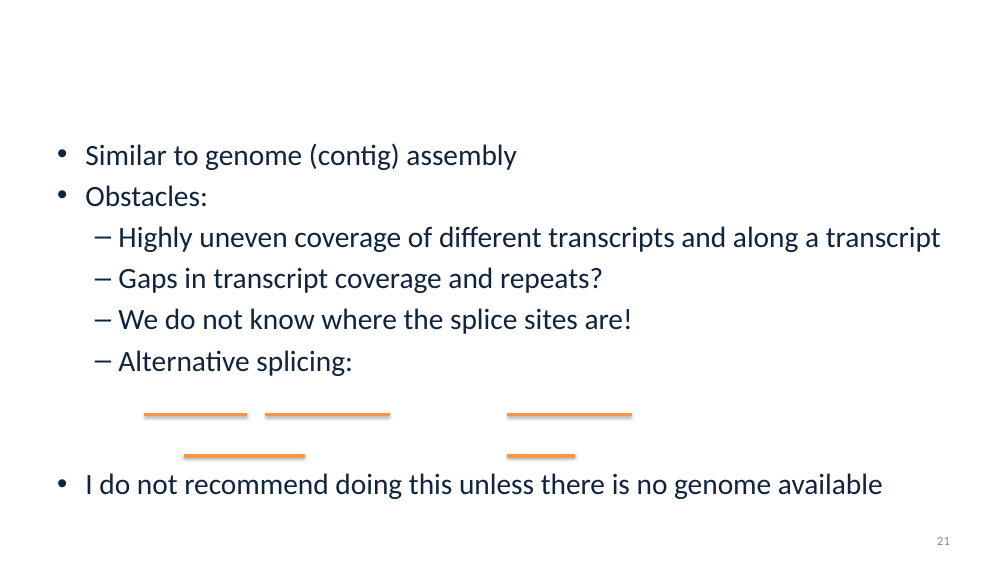
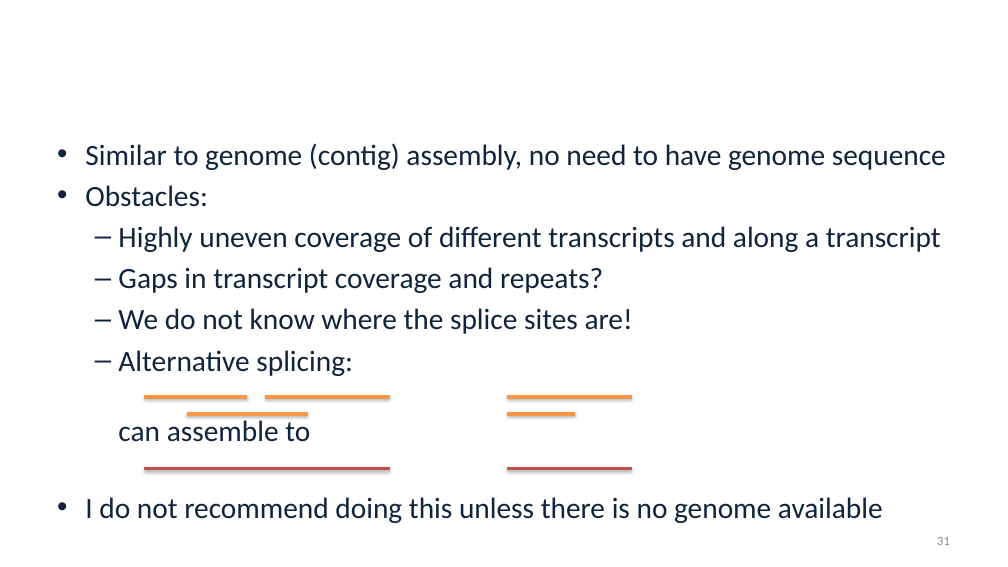
Before and after one commit to alekseyzimin/BME-Algorithms-for-Analysis-of-Genomic-Data, a slide deck: slide 31 of Lectures/Week 9 -- Transcript sequencing and Assembly.pptx (slide 21 before the commit). Drawn at 1008x567 pixels with LibreOffice and Linux fonts; fonts in the diff are those of the drawing; background and template pictures are left out. Boxes give left, top, right and bottom in pixels: in the first picture for what was removed or moved away, otherwise in the second. Text is boxed around its words. In the diff, an @@ line names an element or a change of style, - is before the commit and + after.

```diff
--- a/Lectures/Week 9 -- Transcript sequencing and Assembly.pptx
+++ b/Lectures/Week 9 -- Transcript sequencing and Assembly.pptx
@@ text at <box>85,143,946,170</box>: text changed @@
-• Similar to genome (contig) assembly
+• Similar to genome (contig) assembly, no need to have genome sequence
@@ text at <box>118,350,353,442</box>: text changed @@
-  – Alternative splicing:
+  – Alternative splicing:
+    can assemble to
@@ line moved from (184, 456) - (306, 456) to (187, 414) - (309, 414) @@
@@ 3 lines: place and size @@
-3 lines at <box>144,414,632,414</box>
+3 lines at <box>144,397,632,397</box>
@@ line moved from (507, 456) - (575, 456) to (507, 414) - (575, 414) @@
@@ line added from (144, 468) to (389, 468), #C0504D 3 pt @@
@@ line added from (507, 468) to (632, 468), #C0504D 3 pt @@
```
Also in this commit, not shown: 5 other slides changed, 4 slides added, 3 slides removed, 1 other file.
